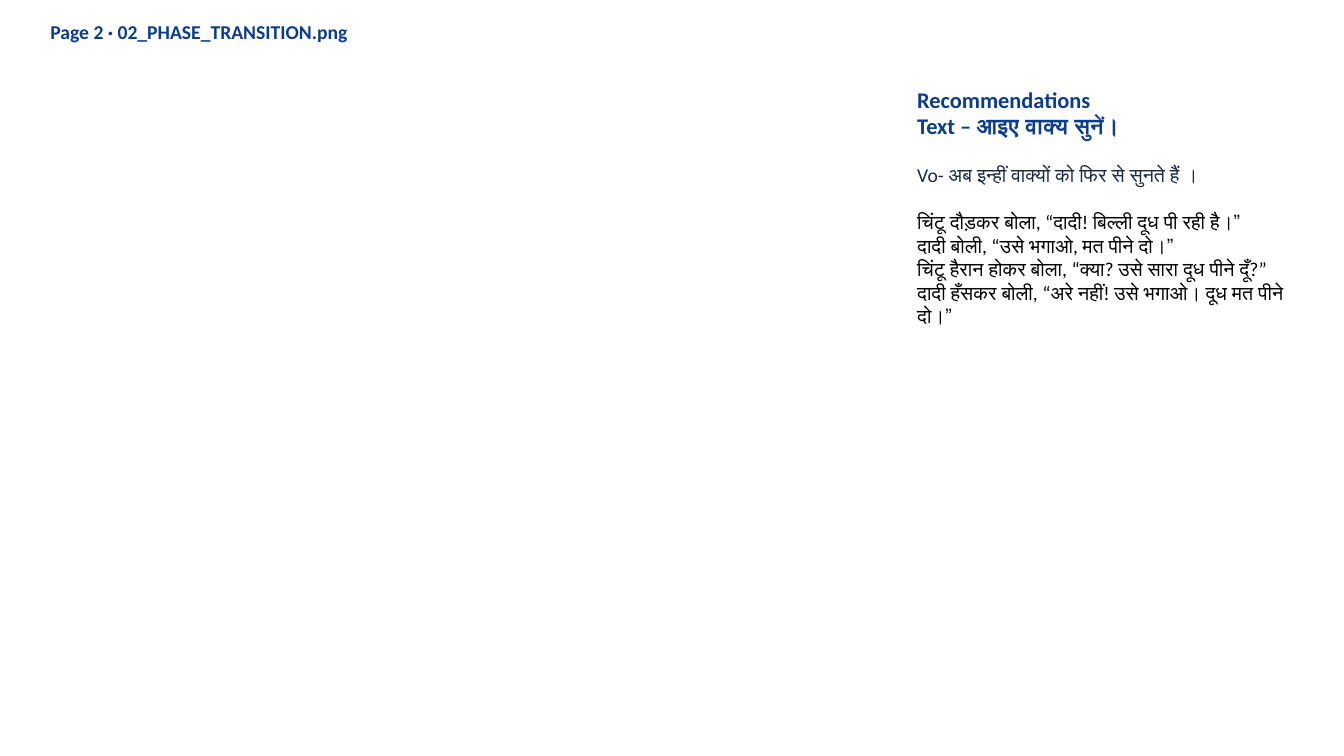
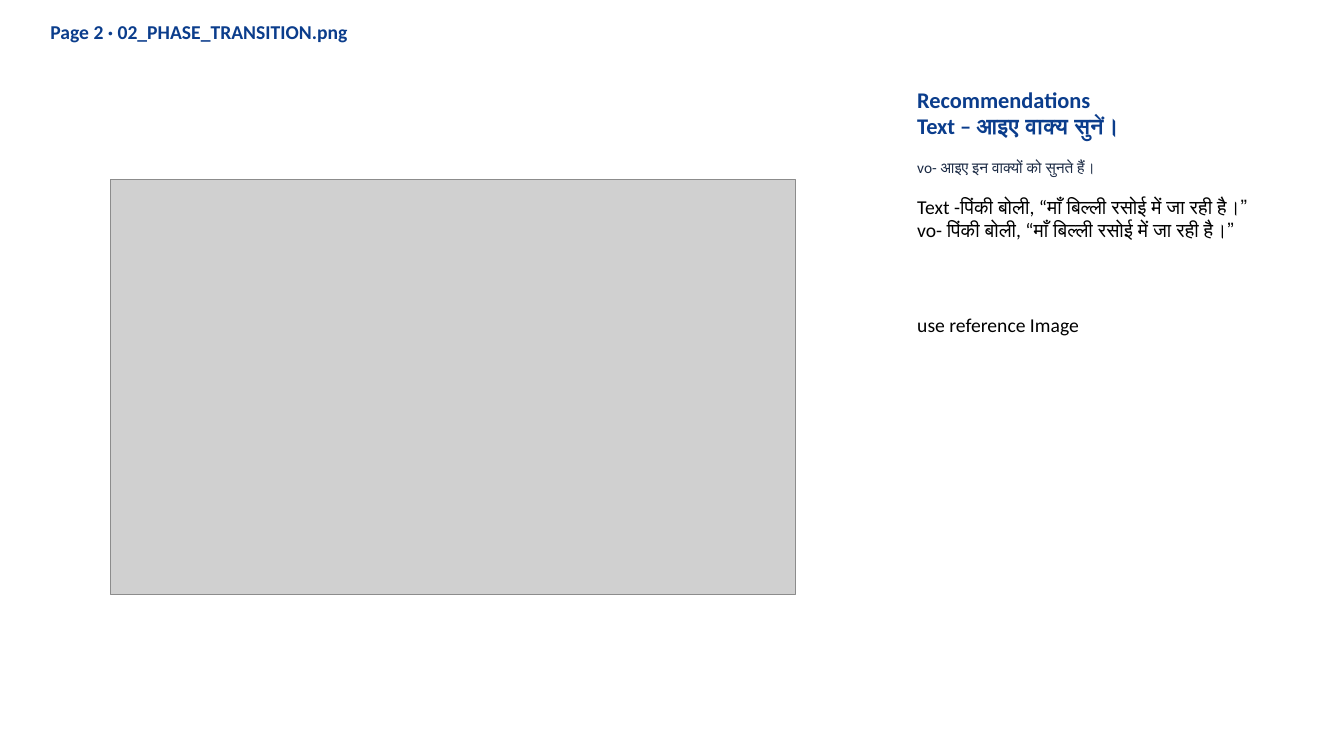
Before and after one commit to 25606mohnish2020-commits/HI02H12_L01_S01, a slide deck: slide 5 of HI02H12_L01_S01_dist-20261019T060950Z-1-001/HI02H12_L01_S01_dist/HI02H12_L01_S01_review.pptx (slide 6 before the commit). Drawn at 1344x756 pixels with LibreOffice and Linux fonts; fonts in the diff are those of the drawing; grey boxes stand for pictures. Boxes give left, top, right and bottom in pixels: in the first picture for what was removed or moved away, otherwise in the second. Text is boxed around its words. In the diff, an @@ line names an element or a change of style, - is before the commit and + after.

```diff
--- a/HI02H12_L01_S01_dist-20261019T060950Z-1-001/HI02H12_L01_S01_dist/HI02H12_L01_S01_review.pptx
+++ b/HI02H12_L01_S01_dist-20261019T060950Z-1-001/HI02H12_L01_S01_dist/HI02H12_L01_S01_review.pptx
@@ picture added at (111, 179, 796, 595) @@
@@ text at (917, 160, 1248, 336): text changed @@
-Vo- अब इन्हीं वाक्यों को फिर से सुनते हैं ।
-चिंटू दौड़कर बोला, “दादी! बिल्ली दूध पी रही है।”
-दादी बोली, “उसे भगाओ, मत पीने दो।”
-चिंटू हैरान होकर बोला, “क्या? उसे सारा दूध पीने दूँ?” दादी हँसकर बोली, “अरे नहीं! उसे भगाओ। दूध मत पीने दो।”
+vo- आइए इन वाक्यों को सुनते हैं।
+Text -पिंकी बोली, “माँ बिल्ली रसोई में जा रही है।”
+vo- पिंकी बोली, “माँ बिल्ली रसोई में जा रही है।”
+use reference Image
```
Also in this commit, not shown: 14 other slides changed, 2 slides added, 1 slide removed, 1 other file.
